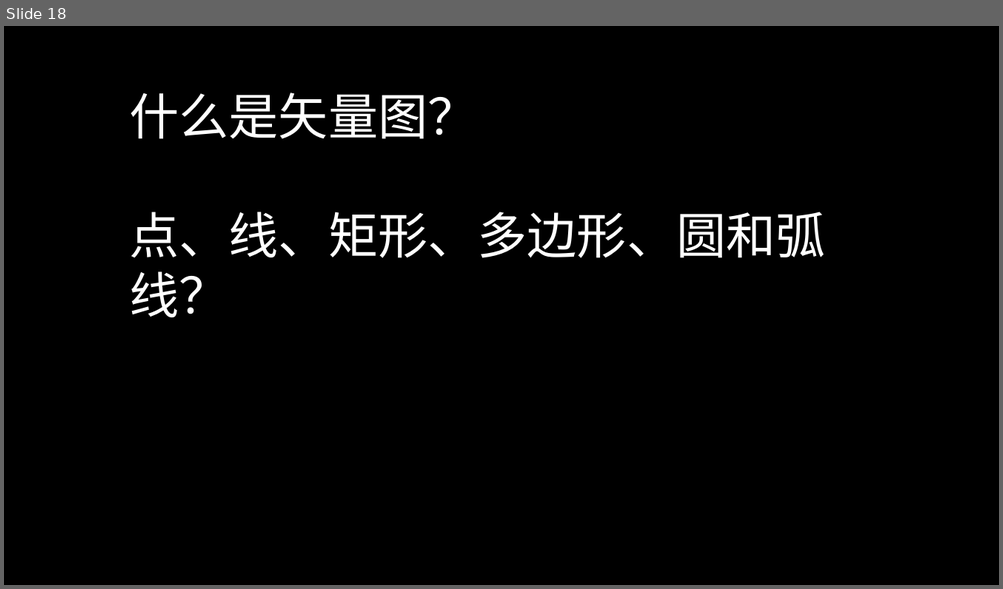
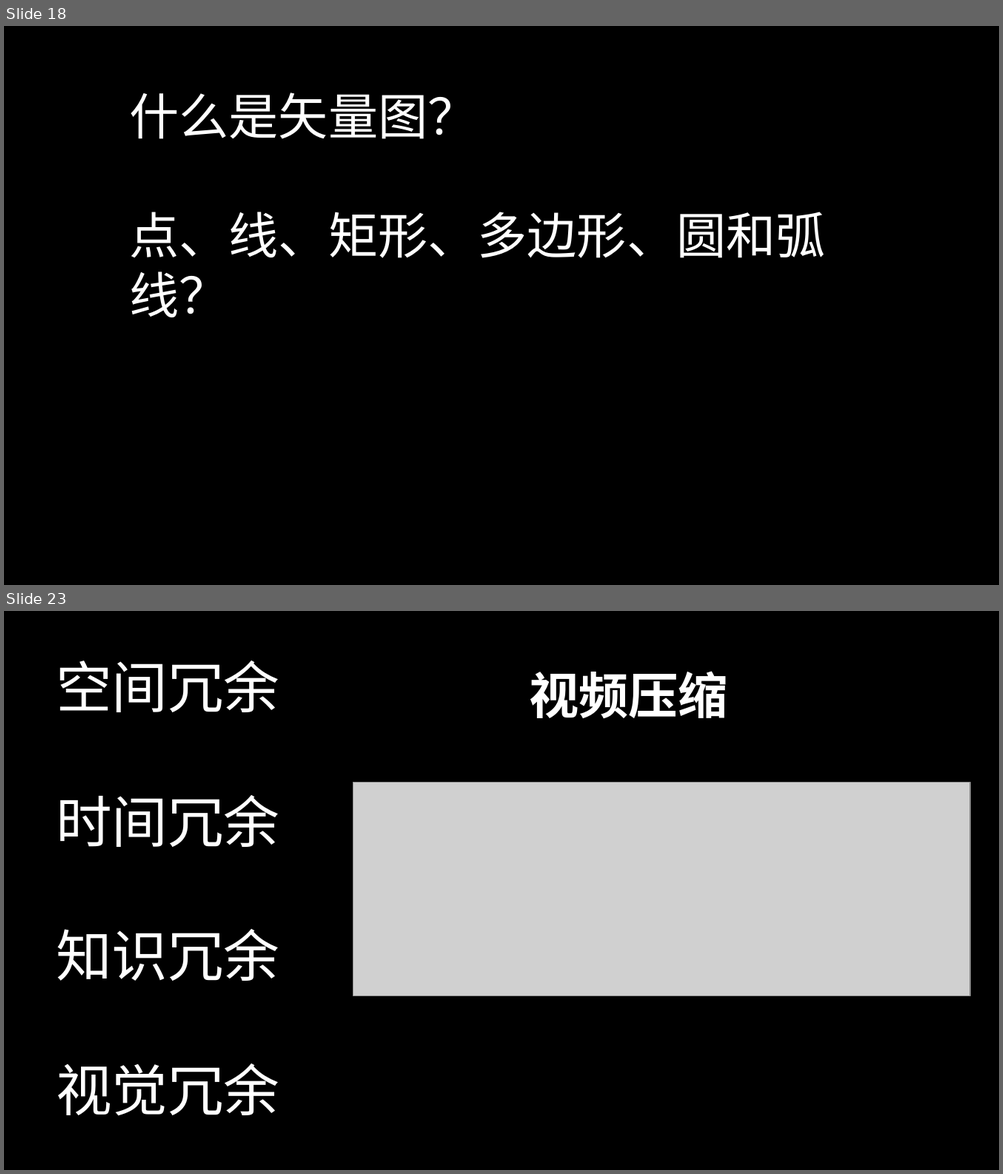
Before and after one commit to TomisTony/Techshare, a slide deck: 初探多媒体.pptx. Shown one above the other, each under a label of ours: slide 18 before the commit, slides 18 and 23 after it; the slides between them are not shown. The pictures are 1003x589 and 1003x1174 pixels, drawn with LibreOffice and Linux fonts; fonts in the diff are those of the drawing; grey boxes stand for pictures; background and template pictures are left out. Boxes give left, top, right and bottom in pixels: in the first picture for what was removed or moved away, otherwise in the second. Text is boxed around its words. In the diff, an @@ line names an element or a change of style, - is before the commit and + after.

```diff
--- a/初探多媒体.pptx
+++ b/初探多媒体.pptx
@@ slide 23 added at box(4, 611, 999, 1170), background picture (left out) @@
@@ text added at box(56, 661, 279, 1116), 54 pt, text #FFFFFF @@
+空间冗余
+时间冗余
+知识冗余
+视觉冗余
@@ text added at box(529, 671, 728, 718), 48 pt, text #FFFFFF, bold @@
+视频压缩
@@ picture added at box(353, 783, 970, 997) @@
```
Also in this commit, not shown: 4 slides changed, 6 other slides added, 6 other files.
